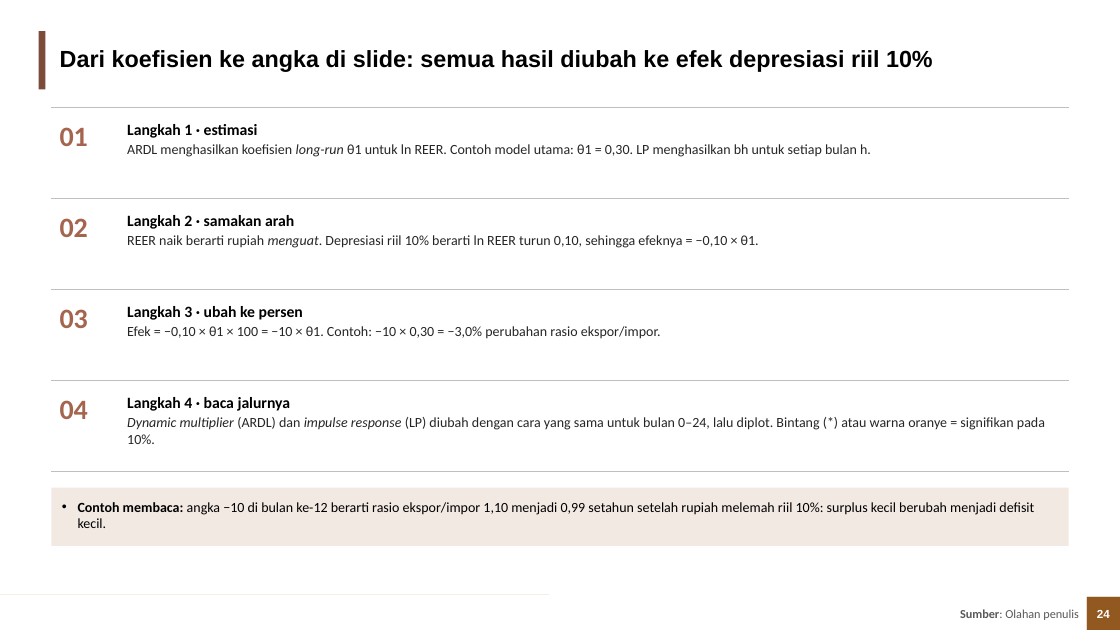
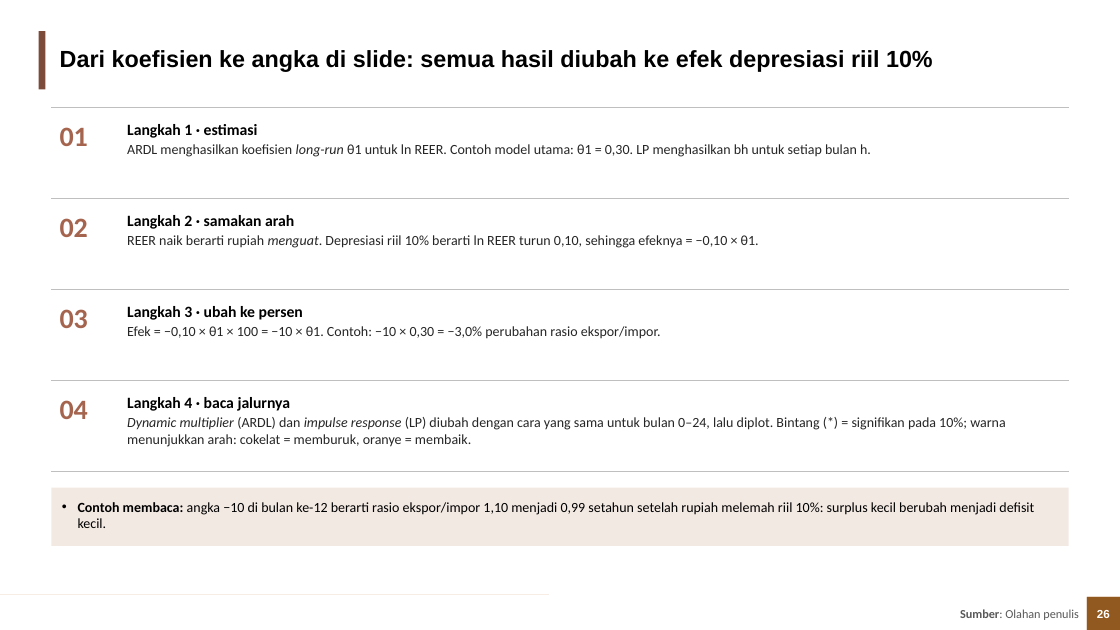
Before and after one commit to muhamadhaikal128/Pengaruh-Depresiasi-Rupiah-Terhadap-Trade-Balance, a slide deck: slide 26 of Haikal/output/3_ppt/Depresiasi_Rupiah_Trade_Balance.pptx (slide 24 before the commit). Drawn at 1120x630 pixels with LibreOffice and Linux fonts; fonts in the diff are those of the drawing; background and template pictures are left out. Boxes give left, top, right and bottom in pixels: in the first picture for what was removed or moved away, otherwise in the second. Text is boxed around its words. In the diff, an @@ line names an element or a change of style, - is before the commit and + after.

Commit message:
Haikal: dekomposisi harga vs volume (kuantitas HS-6), uji Marshall-Lerner dengan volume, PPT disusun ulang

```diff
--- a/Haikal/output/3_ppt/Depresiasi_Rupiah_Trade_Balance.pptx
+++ b/Haikal/output/3_ppt/Depresiasi_Rupiah_Trade_Balance.pptx
@@ text at <box>127,417,1005,447</box>: text changed @@
-Dynamic multiplier (ARDL) dan impulse response (LP) diubah dengan cara yang sama untuk bulan 0–24, lalu diplot. Bintang (*) atau warna oranye = signifikan pada 10%.
+Dynamic multiplier (ARDL) dan impulse response (LP) diubah dengan cara yang sama untuk bulan 0–24, lalu diplot. Bintang (*) = signifikan pada 10%; warna menunjukkan arah: cokelat = memburuk, oranye = membaik.
@@ page number at <box>1097,610,1110,618</box>: text changed @@
-24
+26
```
Also in this commit, not shown: 31 other slides changed, 13 slides added, 5 slides removed, 29 other files.
